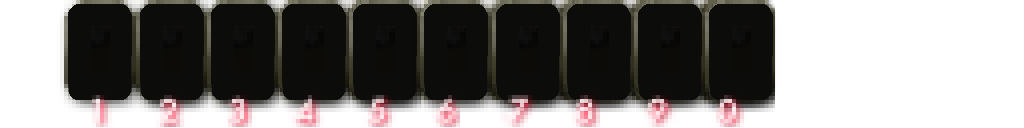
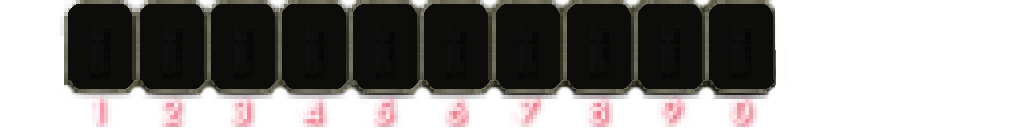
Two versions of the same layered image (1024x128). Layer-by-layer changes:
added layer "Pasted Layer #2" above "Pasted Layer #1" over [60, 72, 787, 99]
painted on "Pasted Layer #1" over [156, 91, 761, 127]
painted on "Pasted Layer" over [60, 0, 787, 112]
